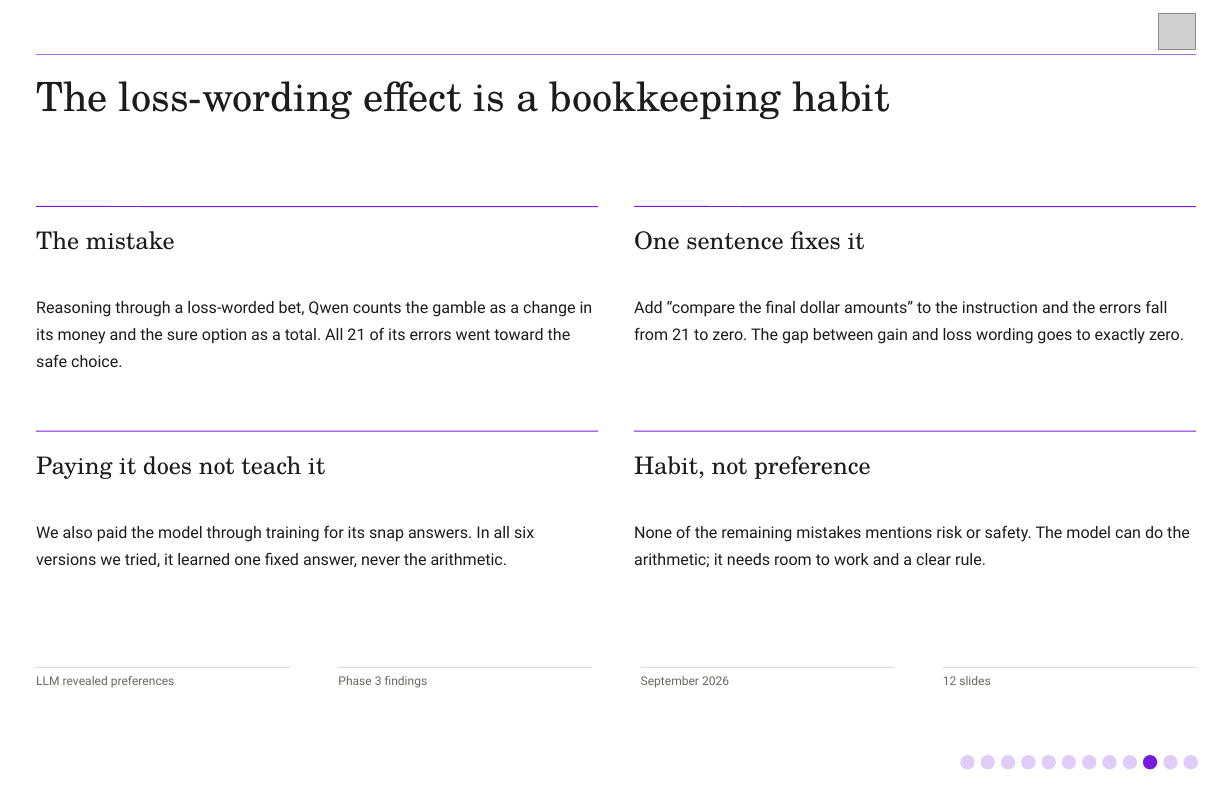
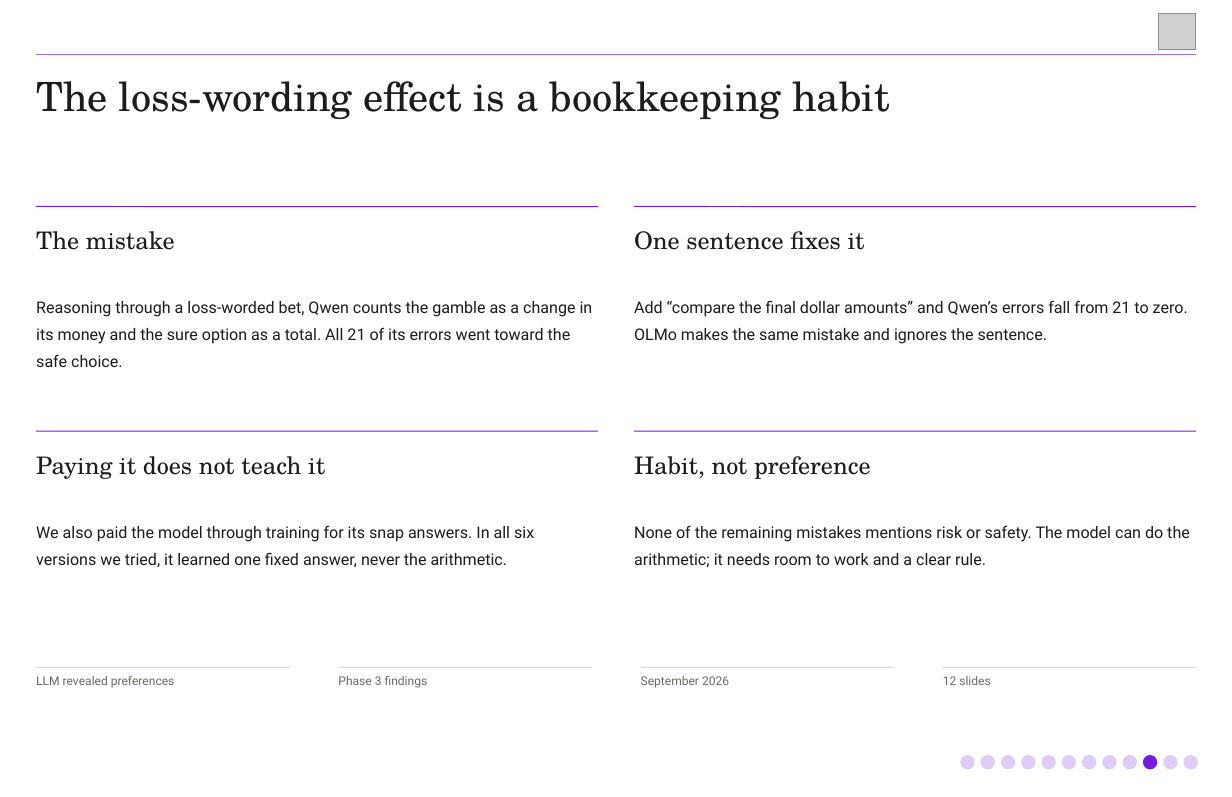
Before and after one commit to jblakeslee89/llm-revealed-preferences, a slide deck: slide 10 of briefings/phase3-findings-12min.pptx. Drawn at 1232x797 pixels with LibreOffice and Linux fonts; fonts in the diff are those of the drawing; grey boxes stand for pictures. Boxes give left, top, right and bottom in pixels: in the first picture for what was removed or moved away, otherwise in the second. Text is boxed around its words. In the diff, an @@ line names an element or a change of style, - is before the commit and + after.

```diff
--- a/briefings/phase3-findings-12min.pptx
+++ b/briefings/phase3-findings-12min.pptx
@@ text at bbox=[634, 300, 1188, 344]: text changed @@
-Add “compare the final dollar amounts” to the instruction and the errors fall from 21 to zero. The gap between gain and loss wording goes to exactly zero.
+Add “compare the final dollar amounts” and Qwen’s errors fall from 21 to zero. OLMo makes the same mistake and ignores the sentence.
```
Also in this commit, not shown: 2 other slides changed, 4 other files.
